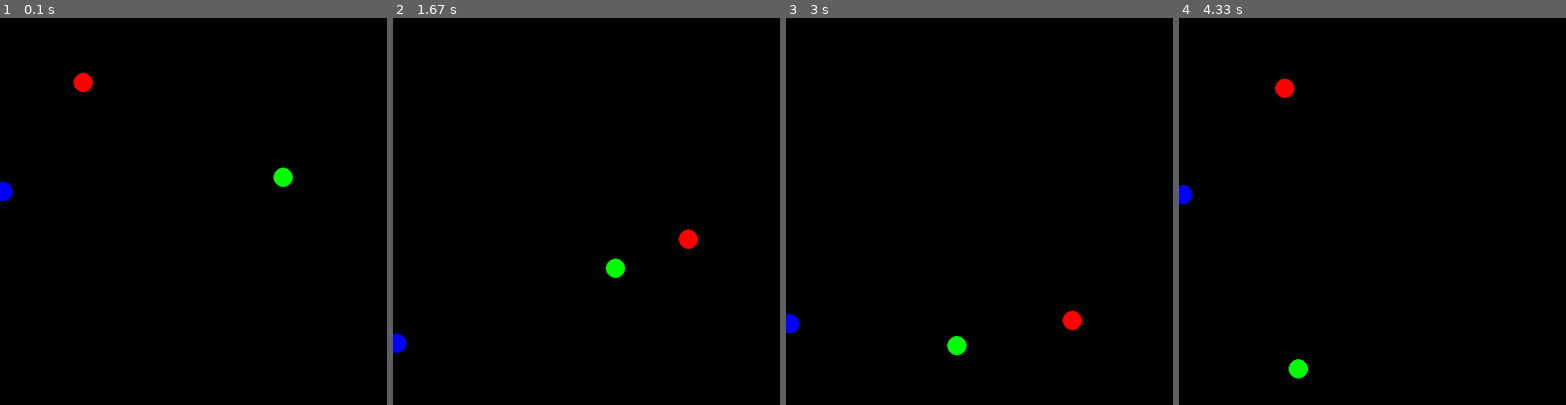
Above: before the commit, frames 1-4 (left to right).
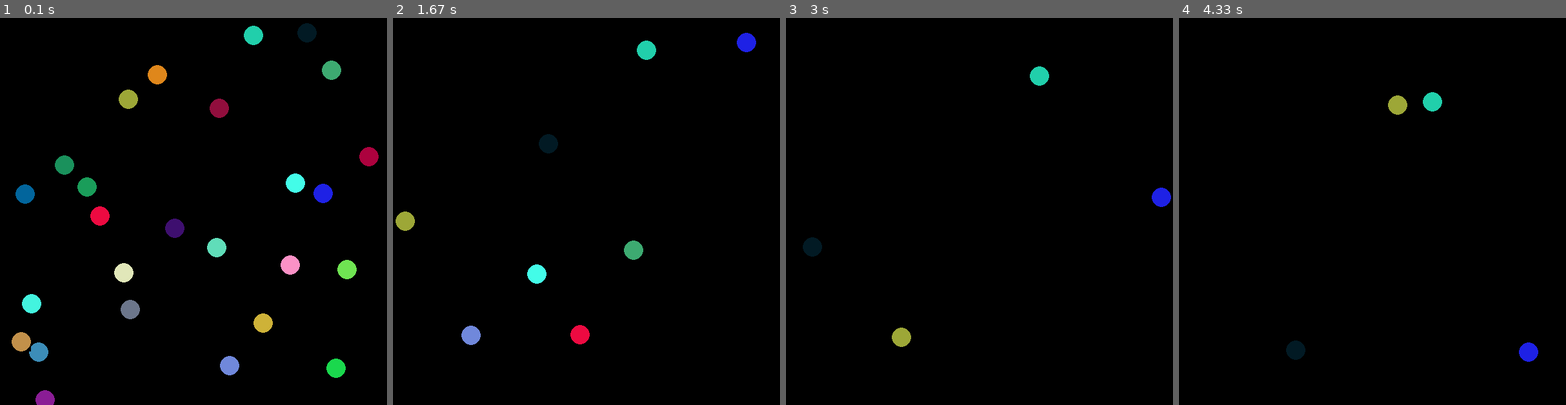
Above: after the commit, the same moments.

Repository: puresprout/python-example
Game: pygame game, started from pygame/sprite-collide2.py
Same seed, same stepped clock (60 frames per second), same inputs: the game is played once before the commit and once after it.
Inputs:
- Up to frame 1 (0.1 s): no input
- Up to frame 2 (1.67 s): no input
- Up to frame 3 (3 s): no input
- Up to frame 4 (4.33 s): no input

The runs differ from the first frame. In frame 1, 5.4% of the frame differs, in the area x 0-98%, y 1-100%; in frame 2, 2.1%; in frame 3, 1.3%; in frame 4, 1.3%.

Commit message:
충돌시 kill

Diff:
--- a/pygame/sprite-collide2.py
+++ b/pygame/sprite-collide2.py
@@ -1,4 +1,3 @@
-import pygame
 import random
 from pygame.sprite import *
 from pygame.locals import *
@@ -14,8 +13,8 @@
         pygame.draw.circle(self.image, self.color, (15, 15), 15, 0)
 
         self.rect = self.image.get_rect()
-        self.rect.centerx = random.randrange(0, 600)
-        self.rect.centery = random.randrange(0, 600)
+        self.rect.centerx = random.randrange(30, screen.get_width() - 30)
+        self.rect.centery = random.randrange(30, screen.get_height() - 30)
         self.directionx = random.randrange(-10, 10)
         self.directiony = random.randrange(-10, 10)
 
@@ -37,18 +36,9 @@
 
 clock = pygame.time.Clock()
 
-RED = (255, 0, 0)
-GREEN = (0, 255, 0)
-BLUE = (0, 0, 255)
-
-ball1 = MovingBall(RED)
-ball2 = MovingBall(GREEN)
-ball3 = MovingBall(BLUE)
-
 ball_list = pygame.sprite.Group()
-ball_list.add(ball1)
-ball_list.add(ball2)
-ball_list.add(ball3)
+for i in range(1, 50):
+    ball_list.add(MovingBall((random.randint(0, 255), random.randint(0, 255), random.randint(0, 255))))
 
 isEnd = False
 while not isEnd:
@@ -56,23 +46,12 @@
         if event.type == QUIT:
             isEnd = True
 
-    if collide_rect(ball1, ball2):
-        ball1.directionx *= -1
-        ball1.directiony *= -1
-        ball2.directionx *= -1
-        ball2.directiony *= -1
-
-    if collide_rect(ball1, ball3):
-        ball1.directionx *= -1
-        ball1.directiony *= -1
-        ball3.directionx *= -1
-        ball3.directiony *= -1
-
-    if collide_rect(ball3, ball2):
-        ball3.directionx *= -1
-        ball3.directiony *= -1
-        ball2.directionx *= -1
-        ball2.directiony *= -1
+    balls = ball_list.sprites()
+    for i, ball in enumerate(balls):
+        for ball2 in balls[i + 1:]:
+            if collide_rect(ball, ball2):
+                ball.kill()
+                ball2.kill()
 
     ball_list.update()
 
